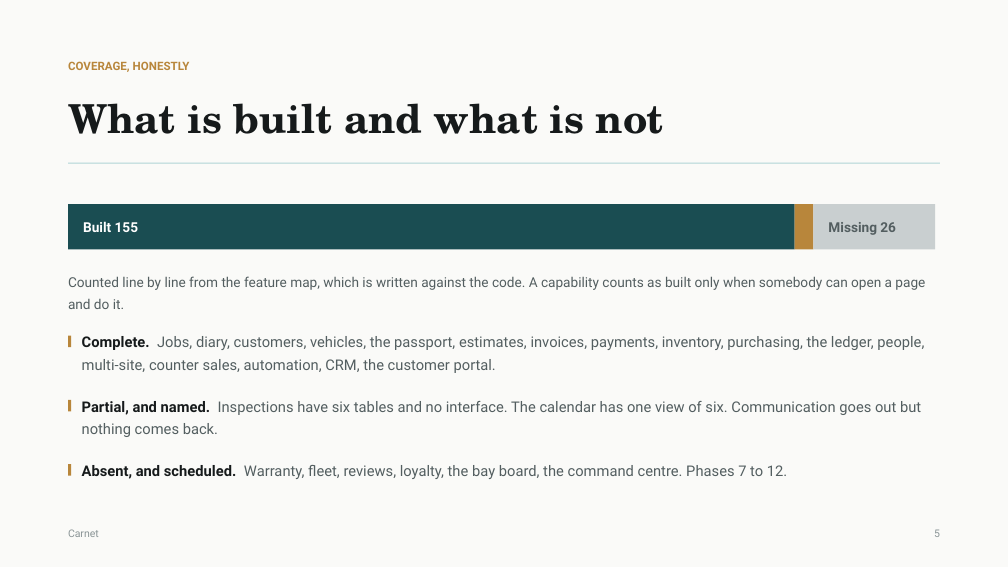
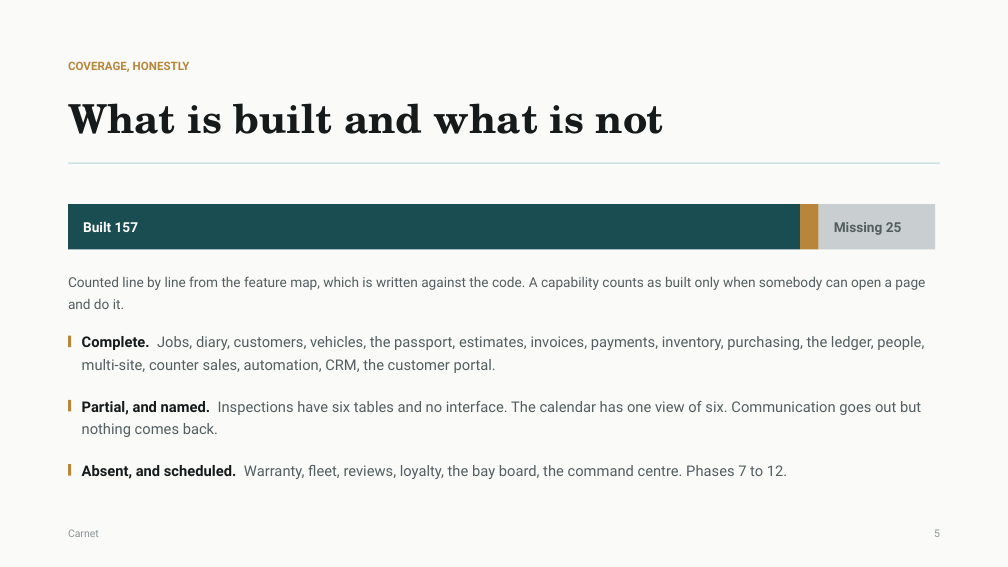
Before and after one commit to Amrwar/vehicle-memory, a slide deck: slide 6 of docs/Carnet-Presentation.pptx. Drawn at 1008x567 pixels with LibreOffice and Linux fonts; fonts in the diff are those of the drawing. Boxes give left, top, right and bottom in pixels: in the first picture for what was removed or moved away, otherwise in the second. Text is boxed around its words. In the diff, an @@ line names an element or a change of style, - is before the commit and + after.

```diff
--- a/docs/Carnet-Presentation.pptx
+++ b/docs/Carnet-Presentation.pptx
@@ rectangle: place and size @@
-rectangle at <box>68,204,795,250</box>
+rectangle at <box>68,204,800,250</box>
@@ rectangle: place and size @@
-rectangle at <box>795,204,814,250</box>
+rectangle at <box>800,204,819,250</box>
@@ rectangle: place and size @@
-rectangle at <box>814,204,935,250</box>
+rectangle at <box>819,204,935,250</box>
@@ text at <box>83,221,138,232</box>: text changed @@
-Built 155
+Built 157
@@ text at <box>834,222,902,235</box>: text changed @@
-Missing 26
+Missing 25
```
Also in this commit, not shown: 1 other slide changed, 48 other files.
